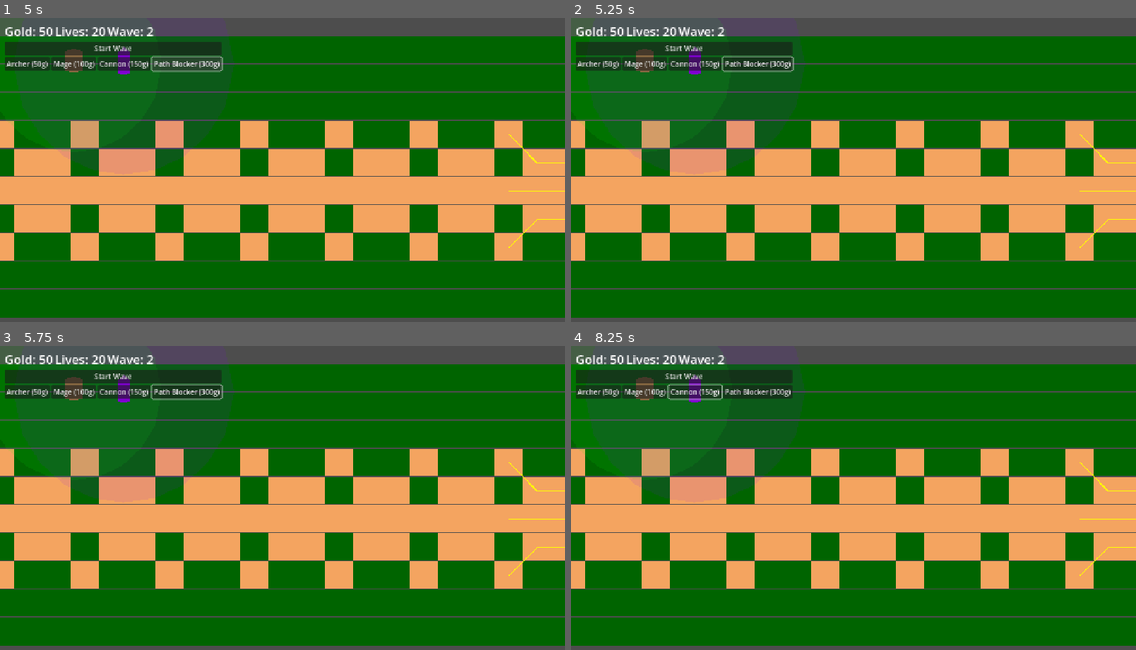
Above: before the commit, frames 1-4 (two rows, left to right).
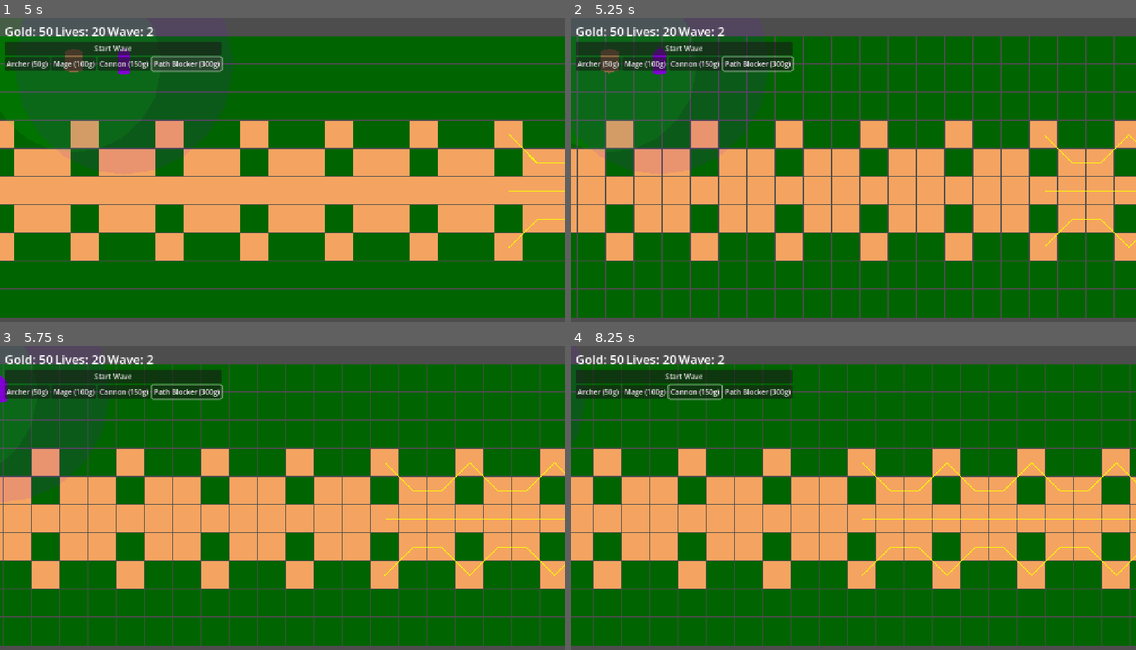
Above: after the commit, the same moments.

Repository: Saberlost/GodotTowerDefense
Game: Godot game, scene res://scenes/main.tscn
Same seed, same stepped clock (60 frames per second), same inputs: the game is played once before the commit and once after it.
Inputs (mouse positions are in pixels of both pictures, inside the frame that each line leads up to):
- Up to frame 1 (5 s): click "Start Wave" at 0.5 s; click "Start Wave" at 1.25 s; click "Archer (50g)" at 2 s; click "Mage (100g)" at 2.75 s; click "Cannon (150g)" at 3.5 s; click "Path Blocker (300g)" at 4.25 s
- Up to frame 2 (5.25 s): tap Enter at 5 s; move the mouse to (977, 160) at 5.02 s; hold Right (ui_right) from 5.03 s (still down); click (977, 160) at 5.17 s
- Up to frame 3 (5.75 s): keep holding Right (ui_right)
- Up to frame 4 (8.25 s): release Right (ui_right) at 5.75 s; drag from (740, 519) to (825, 567) at 5.77 s; tap Space at 6.5 s; move the mouse to (910, 434) at 6.52 s; hold Right (ui_right) 6.53-7.25 s; click (910, 434) at 6.67 s; drag from (825, 567) to (684, 458) at 7.27 s; tap Enter at 8 s; move the mouse to (1023, 552) at 8.02 s; hold Left (ui_left) from 8.03 s (still down); click (1023, 552) at 8.17 s

Frame 1 is identical in both runs. In frame 2, 30% of the frame differs, in the area x 0-100%, y 6-99%; in frame 3, 31%; in frame 4, 34%, in the area x 0-100%, y 0-99%.

Commit message:
Add camera zoom and pan controls
Co-authored-by: Saberlost <1304210+Saberlost@users.noreply.github.com>

Diff:
--- a/scripts/main.gd
+++ b/scripts/main.gd
@@ -36,20 +36,71 @@
 var selected_tower_type = ""
 var placing_blocker = false
 
+# Camera controls
+const CAMERA_ZOOM_MIN = 0.5
+const CAMERA_ZOOM_MAX = 2.0
+const CAMERA_ZOOM_STEP = 0.1
+const CAMERA_PAN_SPEED = 400.0
+var camera_drag_start = Vector2.ZERO
+var is_camera_dragging = false
+
 func _ready():
 	setup_initial_map()
 	update_ui()
 
+func _process(delta):
+	# Handle camera panning with WASD or Arrow keys
+	var camera_movement = Vector2.ZERO
+	if Input.is_action_pressed("ui_right"):
+		camera_movement.x += 1
+	if Input.is_action_pressed("ui_left"):
+		camera_movement.x -= 1
+	if Input.is_action_pressed("ui_down"):
+		camera_movement.y += 1
+	if Input.is_action_pressed("ui_up"):
+		camera_movement.y -= 1
+
+	if camera_movement.length() > 0:
+		camera_movement = camera_movement.normalized()
+		camera.position += camera_movement * CAMERA_PAN_SPEED * delta / camera.zoom.x
+
 func _input(event):
-	if event is InputEventMouseButton and event.pressed and event.button_index == MOUSE_BUTTON_LEFT:
-		if selected_tower_type != "":
-			var mouse_pos = get_global_mouse_position()
-			place_tower(selected_tower_type, mouse_pos)
-			selected_tower_type = ""
-		elif placing_blocker:
-			var mouse_pos = get_global_mouse_position()
-			place_path_blocker(mouse_pos)
-			placing_blocker = false
+	# Handle camera zoom with mouse wheel
+	if event is InputEventMouseButton:
+		if event.button_index == MOUSE_BUTTON_WHEEL_UP and event.pressed:
+			zoom_camera(CAMERA_ZOOM_STEP)
+		elif event.button_index == MOUSE_BUTTON_WHEEL_DOWN and event.pressed:
+			zoom_camera(-CAMERA_ZOOM_STEP)
+		# Handle middle mouse button drag
+		elif event.button_index == MOUSE_BUTTON_MIDDLE:
+			if event.pressed:
+				is_camera_dragging = true
+				camera_drag_start = event.position
+			else:
+				is_camera_dragging = false
+		# Handle tower/blocker placement
+		elif event.pressed and event.button_index == MOUSE_BUTTON_LEFT:
+			if selected_tower_type != "":
+				var mouse_pos = get_global_mouse_position()
+				place_tower(selected_tower_type, mouse_pos)
+				selected_tower_type = ""
+			elif placing_blocker:
+				var mouse_pos = get_global_mouse_position()
+				place_path_blocker(mouse_pos)
+				placing_blocker = false
+
+	# Handle camera dragging
+	if event is InputEventMouseMotion and is_camera_dragging:
+		var drag_delta = camera_drag_start - event.position
+		camera.position += drag_delta / camera.zoom.x
+		camera_drag_start = event.position
+
+	# Handle zoom with keyboard (+ and -)
+	if event is InputEventKey and event.pressed:
+		if event.keycode == KEY_EQUAL or event.keycode == KEY_PLUS or event.keycode == KEY_KP_ADD:
+			zoom_camera(CAMERA_ZOOM_STEP)
+		elif event.keycode == KEY_MINUS or event.keycode == KEY_KP_SUBTRACT:
+			zoom_camera(-CAMERA_ZOOM_STEP)
 
 func _on_tower_selected(tower_type: String):
 	selected_tower_type = tower_type
@@ -58,6 +109,12 @@
 func _on_blocker_selected():
 	placing_blocker = true
 	selected_tower_type = ""
+
+func zoom_camera(zoom_delta: float):
+	if camera:
+		var new_zoom = camera.zoom.x + zoom_delta
+		new_zoom = clamp(new_zoom, CAMERA_ZOOM_MIN, CAMERA_ZOOM_MAX)
+		camera.zoom = Vector2(new_zoom, new_zoom)
 
 func setup_initial_map():
 	# Create first map section
Not shown, changed: README.md
